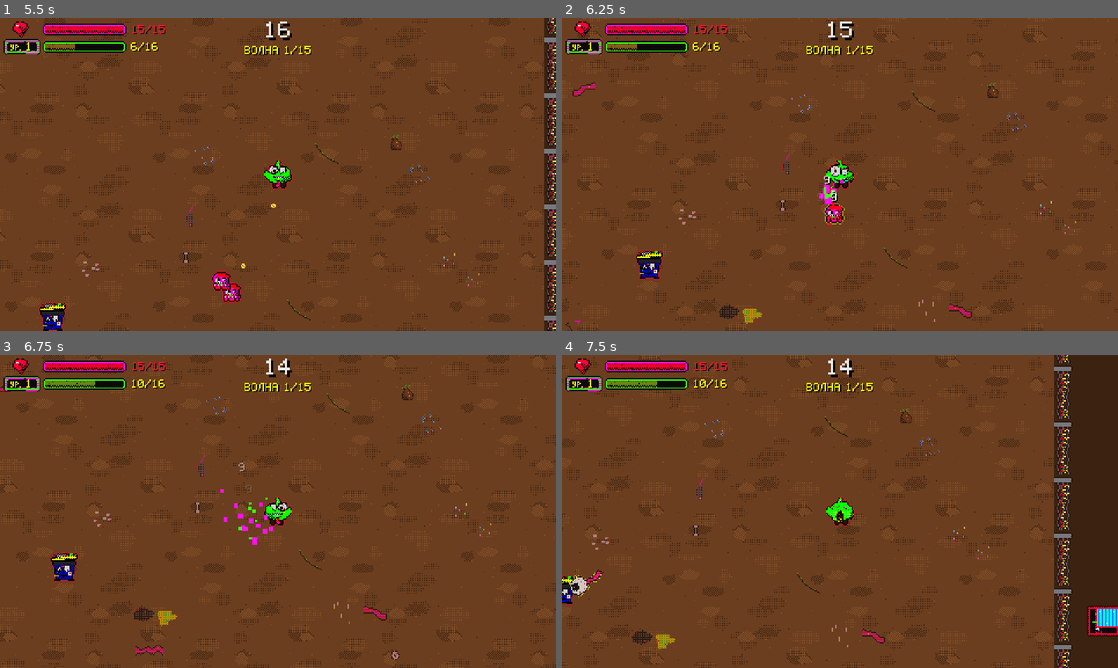
Above: before the commit, frames 1-4 (two rows, left to right).
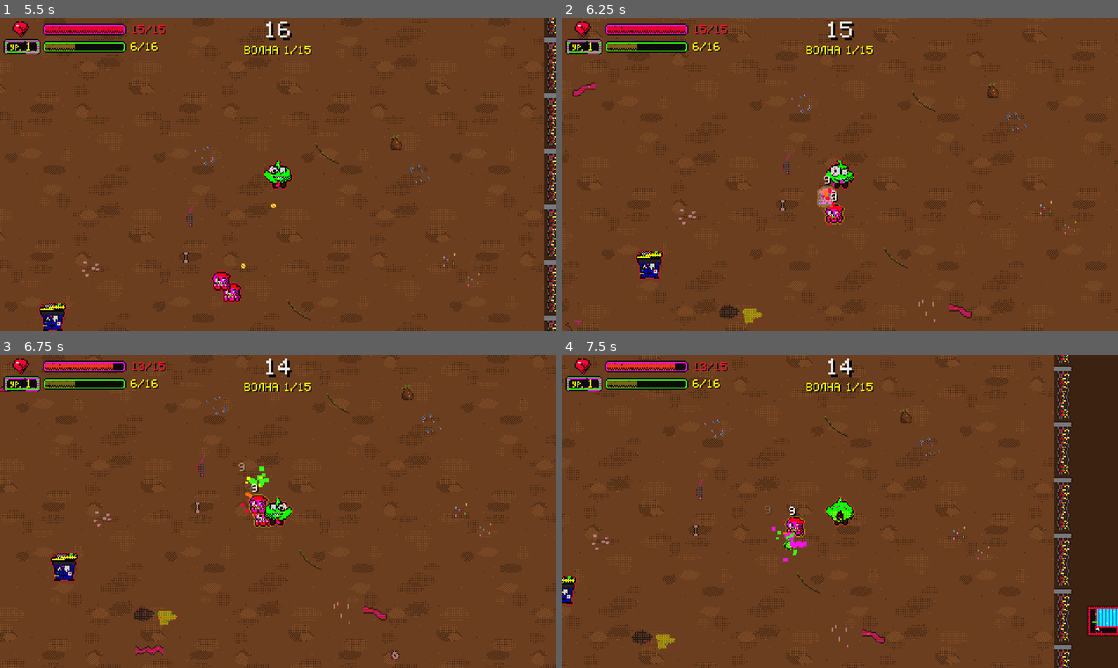
Above: after the commit, the same moments.

Repository: Gepackstuck/Stinky_Dumpster_Survivors
Game: Godot game, scene res://scenes/levels/main.tscn
Two runs of this game, one before a commit and one after it. Both use one fixed random seed, a clock stepped at 60 frames per second and the inputs below.
Inputs (mouse positions are in pixels of both pictures, inside the frame that each line leads up to):
- Up to frame 1 (5.5 s): click "1" at 0.5 s; tap Enter at 1.25 s; move the mouse to (400, 158) at 1.27 s; hold D (move_right) 1.28-2.03 s; tap R at 1.35, 2.85, 4.35 s; tap Space (ui_accept) at 1.52, 2.27, 3.77, 4.52, 5.27 s; move the mouse to (166, 190) at 2.02 s; hold S (move_down) 2.03-2.78 s; tap F at 2.1, 3.6, 5.1 s; move the mouse to (333, 105) at 2.77 s; hold D (move_right) 2.78-3.53 s; move the mouse to (250, 237) at 3.52 s; hold W (move_up) 3.53-4.28 s; move the mouse to (444, 221) at 4.27 s; hold A (move_left) from 4.28 s (still down); move the mouse to (111, 127) at 5.02 s
- Up to frame 2 (6.25 s): move the mouse to (867, 174) at 5.77 s; release A (move_left) at 5.78 s; hold S (move_down) from 5.78 s (still down); tap R at 5.85 s
- Up to frame 3 (6.75 s): move the mouse to (194, 433) at 6.52 s; release S (move_down) at 6.53 s; hold D (move_right) from 6.53 s (still down); tap F at 6.6 s
- Up to frame 4 (7.5 s): tap Space (ui_accept) at 6.77 s; move the mouse to (962, 495) at 7.27 s; release D (move_right) at 7.28 s; hold W (move_up) from 7.28 s (still down); tap R at 7.35 s

Frame 1 is identical in both runs. In frame 2, 0.2% of the frame differs, in the area x 45-51%, y 52-66%; in frame 3, 1.2%; in frame 4, 1.2%, in the area x 1-53%, y 2-78%.

Commit message:
fix: баланс HP врагов, текст заморозки без скобок, новый тапок
Co-Authored-By: Claude Sonnet 5.5 <noreply@anthropic.com>
Claude-Session: https://claude.ai/code/session_01GvQcLtpmeq9xDjqGAM3qCT

Diff:
--- a/scripts/autoload/balance.gd
+++ b/scripts/autoload/balance.gd
@@ -51,7 +51,7 @@
 const WAVE_END_BONUS_XP_BASE: int = 6          # «копание в помойке» в конце волны (аналог Harvesting в Brotato)
 const WAVE_END_BONUS_XP_PER_WAVE: int = 2
 const WAVE_END_COLLECT_SEC: float = 1.5           # время на авто-сбор материалов после волны
-const WAVE_HP_GROWTH: float = 0.18          # +15% HP за каждую волну после первой
+const WAVE_HP_GROWTH: float = 0.30          # +30% HP за каждую волну после первой
 const PLAYER_MAX_HIT_FRACTION: float = 0.34   # один удар не снимает больше трети максимума HP (нет ваншотов)
 const WAVE_DAMAGE_GROWTH: float = 0.10       # +10% урона врагов за волну
 const WAVE_SPEED_GROWTH: float = 0.03        # +3% скорости за волну
@@ -147,7 +147,7 @@
 const STAT_GUARANTEED_TIER: Dictionary = {5: 2, 10: 3, 15: 3, 20: 3}  # гарантированный минимум тира по уровню; с 25-го каждый 5-й — IV
 # --- Оружие и Ларёк (Brotato) ---
 const WEAPON_SLOTS: int = 6
-const WEAPON_TIER_DAMAGE: Array[float] = [1.0, 1.6, 2.4, 3.6]      # множитель урона по тирам I-IV
+const WEAPON_TIER_DAMAGE: Array[float] = [1.0, 1.5, 2.0, 2.7]      # множитель урона по тирам I-IV
 const WEAPON_TIER_COOLDOWN: Array[float] = [1.0, 0.92, 0.85, 0.75]  # множитель паузы между атаками
 const WEAPON_PRICE: Dictionary = {&"lighter": 22, &"sock": 24, &"slingshot": 22, &"mop": 26, &"laser_pointer": 24, &"slipper": 30, &"condensed_milk": 22}
 const PERK_PRICE: Dictionary = {&"speed": 14, &"regen": 16, &"double_shot": 30, &"loot_goblin": 12}
@@ -182,28 +182,28 @@
 
 # --- Враги: hp, damage, speed, xp, coins (GDD) ---
 const ENEMIES: Dictionary = {
-	&"squid_gopnik": {"hp": 20.0, "damage": 2.0, "speed": 60.0, "xp": 2, "coins": 1},
-	&"microbe": {"hp": 30.0, "damage": 2.0, "speed": 40.0, "xp": 3, "coins": 1},
-	&"npc_bot": {"hp": 15.0, "damage": 2.0, "speed": 50.0, "xp": 2, "coins": 1},
-	&"cockroach": {"hp": 5.0, "damage": 2.0, "speed": 140.0, "xp": 1, "coins": 2},
-	&"wifi_ghost": {"hp": 25.0, "damage": 3.0, "speed": 70.0, "xp": 4, "coins": 2},
+	&"squid_gopnik": {"hp": 40.0, "damage": 2.0, "speed": 60.0, "xp": 2, "coins": 1},
+	&"microbe": {"hp": 60.0, "damage": 2.0, "speed": 40.0, "xp": 3, "coins": 1},
+	&"npc_bot": {"hp": 32.0, "damage": 2.0, "speed": 50.0, "xp": 2, "coins": 1},
+	&"cockroach": {"hp": 9.0, "damage": 2.0, "speed": 140.0, "xp": 1, "coins": 2},
+	&"wifi_ghost": {"hp": 50.0, "damage": 3.0, "speed": 70.0, "xp": 4, "coins": 2},
 	# Враги Шага 4 (поведение как в Brotato): group_mult — множитель размера группы.
-	&"chaser": {"hp": 6.0, "damage": 1.0, "speed": 88.0, "xp": 1, "coins": 1, "radius": 5.0, "group_mult": 1.8},
-	&"charger": {"hp": 24.0, "damage": 2.0, "speed": 70.0, "xp": 3, "coins": 1, "radius": 8.0, "group_mult": 0.7,
+	&"chaser": {"hp": 10.0, "damage": 1.0, "speed": 88.0, "xp": 1, "coins": 1, "radius": 5.0, "group_mult": 1.8},
+	&"charger": {"hp": 50.0, "damage": 2.0, "speed": 70.0, "xp": 3, "coins": 1, "radius": 8.0, "group_mult": 0.7,
 			"brain": "res://scripts/enemies/brains/charger_brain.gd"},
-	&"spitter": {"hp": 16.0, "damage": 1.0, "speed": 60.0, "xp": 3, "coins": 1, "radius": 7.0, "group_mult": 0.7,
+	&"spitter": {"hp": 34.0, "damage": 1.0, "speed": 60.0, "xp": 3, "coins": 1, "radius": 7.0, "group_mult": 0.7,
 			"brain": "res://scripts/enemies/brains/spitter_brain.gd"},
-	&"bruiser": {"hp": 80.0, "damage": 3.0, "speed": 55.0, "xp": 8, "coins": 3, "radius": 11.0, "group_mult": 0.3},
-	&"looter": {"hp": 40.0, "damage": 1.0, "speed": 85.0, "xp": 25, "coins": 10, "radius": 7.0, "group_mult": 0.0,
+	&"bruiser": {"hp": 170.0, "damage": 3.0, "speed": 55.0, "xp": 8, "coins": 3, "radius": 11.0, "group_mult": 0.3},
+	&"looter": {"hp": 90.0, "damage": 1.0, "speed": 85.0, "xp": 25, "coins": 10, "radius": 7.0, "group_mult": 0.0,
 			"brain": "res://scripts/enemies/brains/looter_brain.gd"},
 	# Враги Шага 4б (Brotato: healer, slasher egg, spawner, gobbler, tree).
-	&"healer": {"hp": 18.0, "damage": 1.0, "speed": 55.0, "xp": 4, "coins": 1, "radius": 7.0, "group_mult": 0.4,
+	&"healer": {"hp": 36.0, "damage": 1.0, "speed": 55.0, "xp": 4, "coins": 1, "radius": 7.0, "group_mult": 0.4,
 			"brain": "res://scripts/enemies/brains/healer_brain.gd"},
-	&"egg": {"hp": 12.0, "damage": 0.0, "speed": 0.0, "xp": 2, "coins": 0, "radius": 6.0, "group_mult": 0.3, "contact": false,
+	&"egg": {"hp": 24.0, "damage": 0.0, "speed": 0.0, "xp": 2, "coins": 0, "radius": 6.0, "group_mult": 0.3, "contact": false,
 			"brain": "res://scripts/enemies/brains/egg_brain.gd"},
-	&"mamka": {"hp": 70.0, "damage": 2.0, "speed": 45.0, "xp": 6, "coins": 2, "radius": 10.0, "group_mult": 0.25,
+	&"mamka": {"hp": 140.0, "damage": 2.0, "speed": 45.0, "xp": 6, "coins": 2, "radius": 10.0, "group_mult": 0.25,
 			"brain": "res://scripts/enemies/brains/mamka_brain.gd"},
-	&"glutton": {"hp": 30.0, "damage": 2.0, "speed": 70.0, "xp": 5, "coins": 2, "radius": 8.0, "group_mult": 0.4,
+	&"glutton": {"hp": 60.0, "damage": 2.0, "speed": 70.0, "xp": 5, "coins": 2, "radius": 8.0, "group_mult": 0.4,
 			"brain": "res://scripts/enemies/brains/glutton_brain.gd"},
 	&"trash_bin": {"hp": 40.0, "damage": 0.0, "speed": 0.0, "xp": 6, "coins": 0, "radius": 12.0, "group_mult": 0.0,
 			"contact": false, "neutral": true, "brain": "res://scripts/enemies/brains/bin_brain.gd"},
--- a/scripts/systems/shop_library.gd
+++ b/scripts/systems/shop_library.gd
@@ -88,7 +88,7 @@
 	else:
 		text += PerkLibrary.description(offer["id"])
 	if offer["locked"]:
-		text += "\n[ЗАМОРОЖЕНО]"
+		text += "\nЗАМОРОЖЕНО"
 	return text
 
 
Not shown, added: assets/sprites/proj_milk.png.import
Binary file changed: assets/sprites/proj_slipper.png
Not shown, added: assets/sprites/proj_slipper.png.import
Not shown, added: assets/ui/perk_w_condensed_milk.png.import
Not shown, added: assets/ui/perk_w_laser_pointer.png.import
Binary file changed: assets/ui/perk_w_slipper.png
Not shown, added: assets/ui/perk_w_slipper.png.import
Not shown, added: scripts/weapons/laser_weapon.gd.uid
Not shown, added: scripts/weapons/slipper_weapon.gd.uid
Not shown, added: scripts/weapons/thrown_slipper.gd.uid
Not shown, changed: CHANGELOG.md
Not shown, changed: tools/gen_art.py
